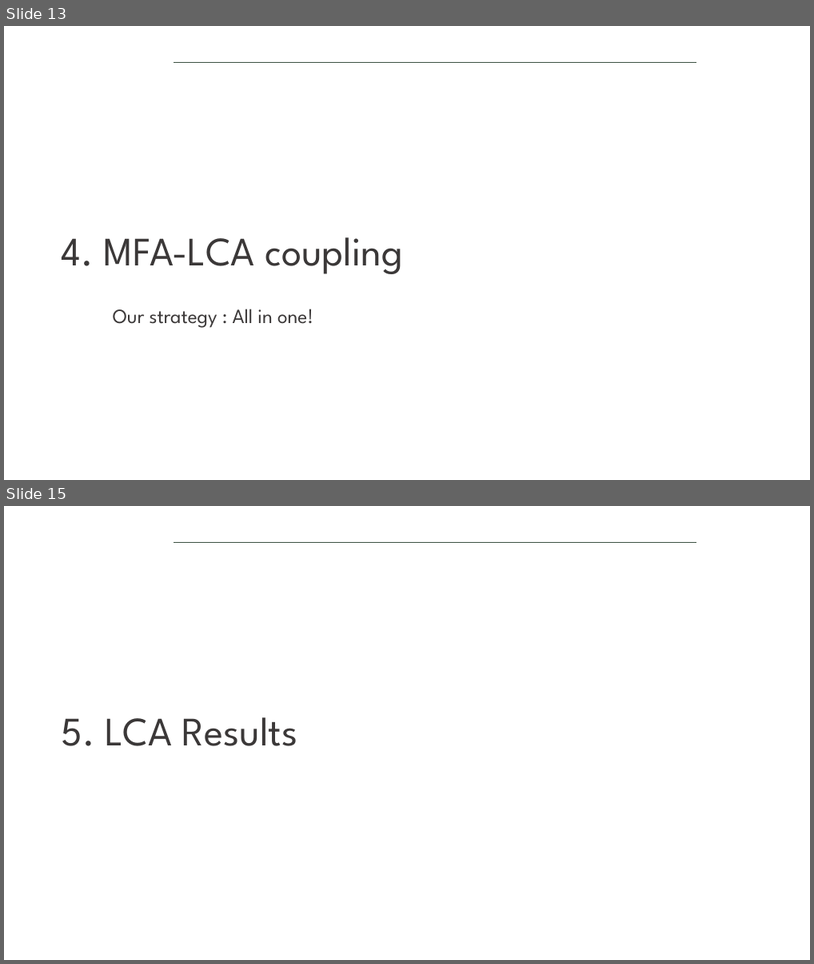
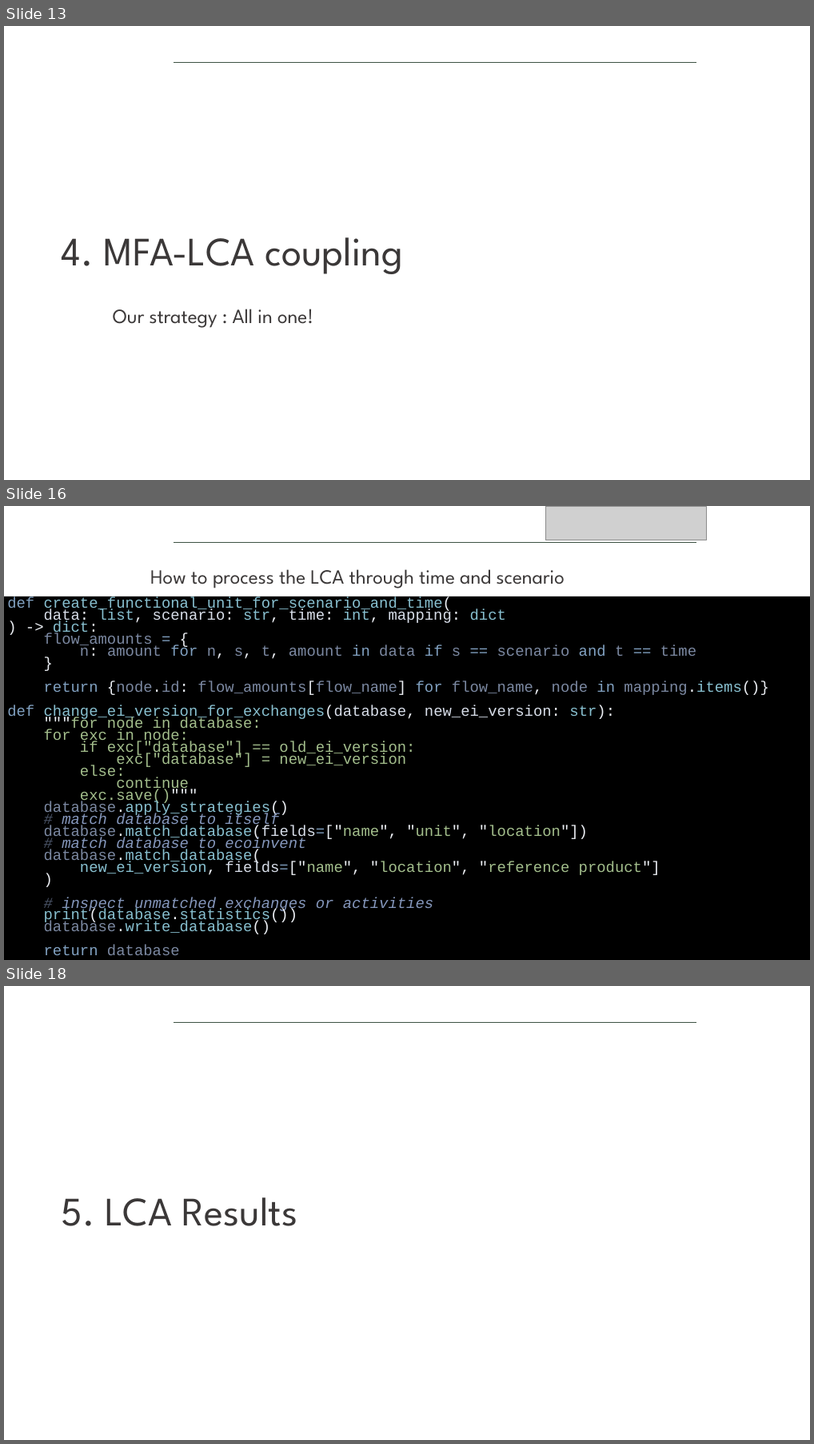
Before and after one commit to isabelapi/PAW_MFA_LCA_2025, a slide deck: presentation/dds_autumn_school_2025_paw_presentation_14-11-2025.pptx. Shown one above the other, each under a label of ours: slides 13 and 15 before the commit, slides 13, 16 and 18 after it; the slides between them are not shown. The pictures are 814x964 and 814x1444 pixels, drawn with LibreOffice and Linux fonts; fonts in the diff are those of the drawing; grey boxes stand for pictures; background and template pictures are left out. Boxes give left, top, right and bottom in pixels: in the first picture for what was removed or moved away, otherwise in the second. Text is boxed around its words. In the diff, an @@ line names an element or a change of style, - is before the commit and + after.

```diff
--- a/presentation/dds_autumn_school_2025_paw_presentation_14-11-2025.pptx
+++ b/presentation/dds_autumn_school_2025_paw_presentation_14-11-2025.pptx
@@ slide 16 added at (4, 506, 810, 960), background #FFFFFF; not listed: 1 template element that a slide beside it also shows @@
@@ picture added at (546, 506, 707, 540) @@
@@ text added at (150, 569, 565, 588), 24 pt, text #3B3838 @@
+How to process the LCA through time and scenario
@@ rectangle added at (4, 596, 810, 960), fill #000000, 18 pt, text #88C0D0 @@
+def create_functional_unit_for_scenario_and_time(
+data: list, scenario: str, time: int, mapping: dict
+) -> dict:
+flow_amounts = {
+n: amount for n, s, t, amount in data if s == scenario and t == time
+}
+return {node.id: flow_amounts[flow_name] for flow_name, node in mapping.items()}
+def change_ei_version_for_exchanges(database, new_ei_version: str):
+"""for node in database:
+for exc in node:
+if exc["database"] == old_ei_version:
+exc["database"] = new_ei_version
+else:
+continue
+exc.save()"""
+database.apply_strategies()
+# match database to itself
+database.match_database(fields=["name", "unit", "location"])
+# match database to ecoinvent
+database.match_database(
+new_ei_version, fields=["name", "location", "reference product"]
+)
+# inspect unmatched exchanges or activities
+print(database.statistics())
+database.write_database()
+return database
@@ what was slide 15 is now slide 18 @@
```
Also in this commit, not shown: 3 other slides added, 1 slide removed.
